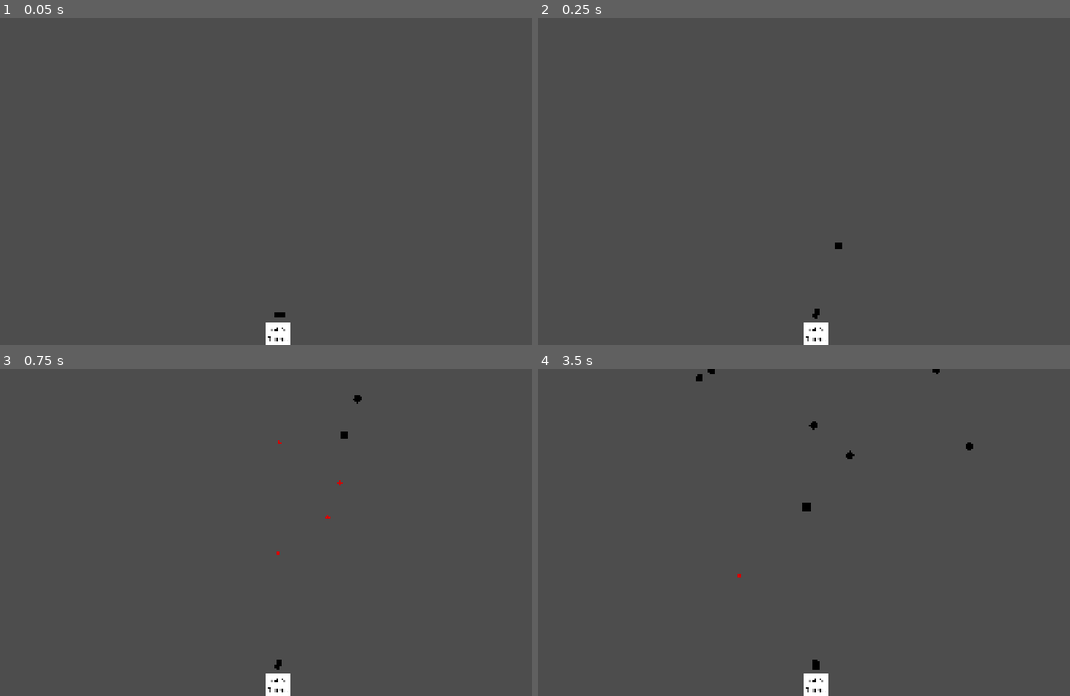
Above: before the commit, frames 1-4 (two rows, left to right).
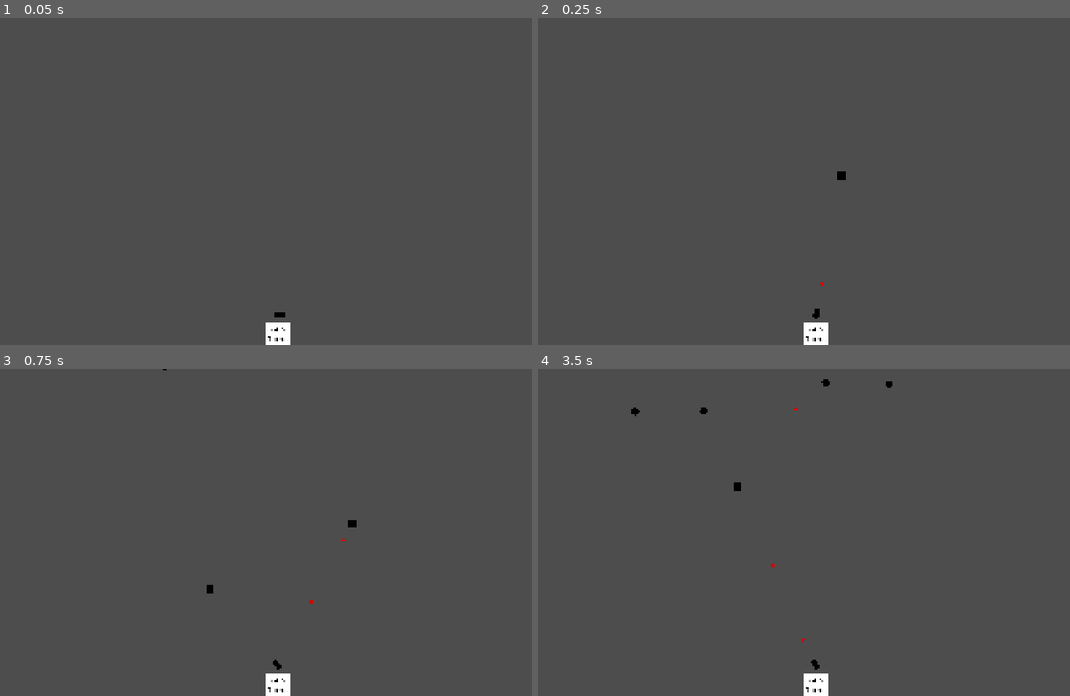
Above: after the commit, the same moments.

Repository: BilgiPasa/2d-gun-turret
Game: Godot game, scene res://Scenes/main_scene.tscn
The game is run twice, just before and just after one commit, with the same random seed, the same clock (stepped at 60 frames per second) and the same inputs.
Inputs (mouse positions are in pixels of both pictures, inside the frame that each line leads up to):
- Up to frame 1 (0.05 s): no input
- Up to frame 2 (0.25 s): no input
- Up to frame 3 (0.75 s): move the mouse to (404, 516) at 0.52 s
- Up to frame 4 (3.5 s): move the mouse to (697, 548) at 1.27 s; move the mouse to (873, 460) at 2.02 s; move the mouse to (788, 597) at 2.77 s

Frame 1 is identical in both runs. In frame 2, less than 0.1% of the frame differs, in the area x 52-58%, y 46-92%; in frame 3, 0.2%; in frame 4, 0.4%, in the area x 17-82%, y 0-92%.

Commit message:
Make the turret more faster, Make enemy spawning more frequent, Make enemies spawn in more wide area, Make movable enemies' start speed faster

Diff:
--- a/Scripts/gun_turret.gd
+++ b/Scripts/gun_turret.gd
@@ -6,7 +6,7 @@
 # Shoot Bullet Variables
 const BULLET_DEFAULT_LIN_VEL_X: float = 9000
 const BULLET_MIN_REACH_TIME: float = 0.15
-const SHOOT_TIMER_WAIT_TIME: float = 0.075
+const SHOOT_TIMER_WAIT_TIME: float = 0.05
 const BULLET_SCENE = preload("res://Scenes/bullet.tscn")
 var gravity_amount: float = ProjectSettings.get_setting("physics/2d/default_gravity")
 var t: float
--- a/Scripts/movable_enemy_spawner.gd
+++ b/Scripts/movable_enemy_spawner.gd
@@ -1,9 +1,9 @@
 extends Node2D
 
 @onready var spawn_timer: Timer = $SpawnTimer
-const SPAWN_X_RANGE: int = 800
-const SPEED_RANGE: int = 600
-const SPAWN_TIME: float = 0.2
+const SPAWN_X_RANGE: int = 900
+const SPEED_RANGE: int = 750
+const SPAWN_TIME: float = 0.175
 const MOVABLE_ENEMY_SCENE = preload("res://Scenes/movable_enemy.tscn")
 
 func _ready() -> void:
--- a/Scripts/static_enemy_spawner.gd
+++ b/Scripts/static_enemy_spawner.gd
@@ -1,8 +1,8 @@
 extends Node2D
 
 @onready var spawn_timer: Timer = $SpawnTimer
-const SPAWN_RADIUS: int = 800
-const SPAWN_TIME: float = 0.2
+const SPAWN_RADIUS: int = 900
+const SPAWN_TIME: float = 0.175
 const STATIC_ENEMY_SCENE = preload("res://Scenes/static_enemy.tscn")
 
 func _ready() -> void:
